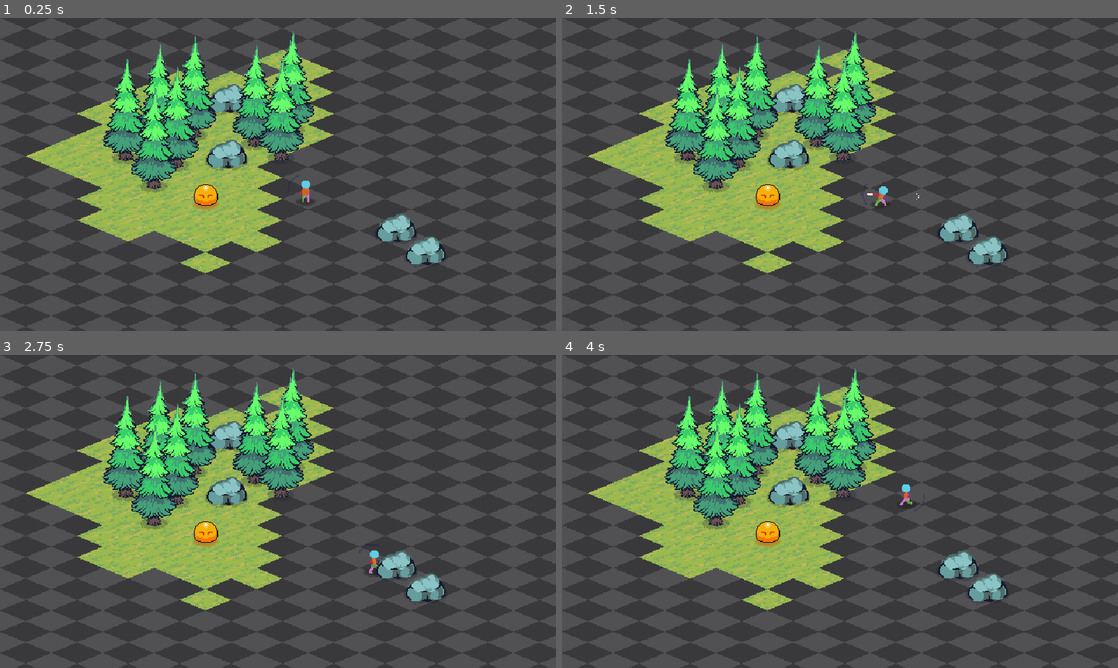
Above: before the commit, frames 1-4 (two rows, left to right).
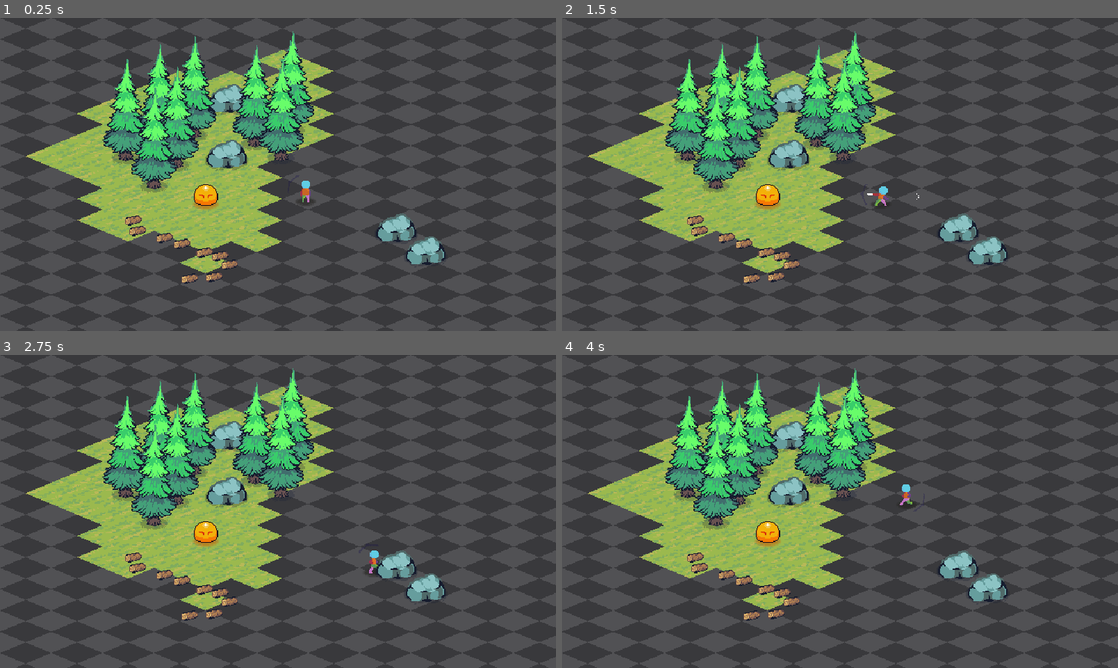
Above: after the commit, the same moments.

Repository: Hummerman1497/project-survival-craft
Game: Godot game, scene res://playground.tscn
Same seed, same stepped clock (60 frames per second), same inputs: the game is played once before the commit and once after it.
Inputs (mouse positions are in pixels of both pictures, inside the frame that each line leads up to):
- Up to frame 1 (0.25 s): no input
- Up to frame 2 (1.5 s): tap Enter at 0.5 s; move the mouse to (962, 158) at 0.52 s; press the mouse at (962, 158) at 0.53 s; hold D (right) 0.53-1.28 s; move the mouse to (728, 190) at 1.27 s; release the mouse at (728, 190) at 1.28 s; hold S (down) from 1.28 s (still down); tap Space (dodge) at 1.35 s
- Up to frame 3 (2.75 s): move the mouse to (333, 442) at 2.02 s; release S (down) at 2.03 s; hold D (right) from 2.03 s (still down); hold Shift (run) from 2.03 s (still down)
- Up to frame 4 (4 s): move the mouse to (812, 574) at 2.77 s; release D (right) at 2.78 s; release Shift (run) at 2.78 s; hold W (up) 2.78-3.53 s; click (812, 574) at 2.85 s; move the mouse to (1006, 558) at 3.52 s; hold A (left) from 3.53 s (still down); hold Space (dodge) from 3.53 s (still down)

The runs differ from the first frame. In frame 1, 0.6% of the frame differs, in the area x 22-43%, y 63-85%; in frame 2, 0.6%; in frame 3, 0.6%; in frame 4, 0.6%.

Commit message:
edit enemy, added item pickup sound

Diff:
--- a/Enteties/Enemy/Scripts/enemy.gd
+++ b/Enteties/Enemy/Scripts/enemy.gd
@@ -3,9 +3,11 @@
 signal direction_change ( new_direction : Vector2)
 signal enemy_damaged()
 
+const DIR_4 = [Vector2.RIGHT, Vector2.DOWN, Vector2.LEFT, Vector2.UP]
+
 @export var health : int = 3
 
-var cadinal_direction : Vector2 = Vector2.DOWN
+var cardinal_direction : Vector2 = Vector2.DOWN
 var direction : Vector2 = Vector2.ZERO
 var player : Player
 var invulnerable : bool = false
@@ -16,3 +18,34 @@
 
 func _physics_process(_delta: float):
 	move_and_slide()
+
+func set_direction(_new_direction : Vector2) -> bool:
+	direction = _new_direction
+	if direction == Vector2.ZERO:
+		return false
+
+	var direction_id : int = int (round(
+		(direction + cardinal_direction * 0.1).angle()/ TAU * DIR_4.size()
+
+	))
+	var new_dir = DIR_4[ direction_id ]
+
+	if new_dir == cardinal_direction:
+		return false
+
+	cardinal_direction = new_dir
+	direction_change.emit(new_dir)
+	sprite_2d.scale.x = -1 if cardinal_direction == Vector2.LEFT else 1
+	return true
+
+
+func update_animation( state : String) -> void:
+	animation_player.play(state + "_" + anim_direction())
+
+func anim_direction() -> String:
+	if cardinal_direction == Vector2.DOWN:
+		return "S"
+	elif  cardinal_direction == Vector2.UP:
+		return "N"
+	else:
+		return "O"
--- a/Enteties/Items/Rock/item_rock.gd
+++ b/Enteties/Items/Rock/item_rock.gd
@@ -1,4 +1,7 @@
 extends Node2D
+
+@export var audio_pick_up: Array[AudioStream] = []
+
 
 @onready var pick_up_area: Area2D = $PickUpArea
 var target: CharacterBody2D = null
@@ -19,5 +22,5 @@
 
 		if global_position.distance_to(target.global_position) < 5.0:
 			if target.has_method("pick_up_item"):
-				target.pick_up_item(stats)
+				target.pick_up_item(stats, audio_pick_up)
 			queue_free()
--- a/Enteties/Items/Rock/item_rock.tscn
+++ b/Enteties/Items/Rock/item_rock.tscn
@@ -1,6 +1,7 @@
 [gd_scene format=3 uid="uid://bxwiavx3nt536"]
 
 [ext_resource type="Script" uid="uid://wai60sk22wno" path="res://Enteties/Items/Rock/item_rock.gd" id="1_rnxs5"]
+[ext_resource type="AudioStream" uid="uid://bis56l20bvd35" path="res://Assets/Audio/minecraft pick up sound.mp3" id="2_gaq40"]
 [ext_resource type="Texture2D" uid="uid://m55boqiyduf3" path="res://Assets/Tiny Swords (Free Pack)/Terrain/Resources/Gold/Gold Resource/Rock_Resource.png" id="2_rnxs5"]
 
 [sub_resource type="CircleShape2D" id="CircleShape2D_glbdv"]
@@ -8,6 +9,7 @@
 
 [node name="item_rock" type="Node2D" unique_id=248599883]
 script = ExtResource("1_rnxs5")
+audio_pick_up = Array[AudioStream]([ExtResource("2_gaq40")])
 
 [node name="Sprite2D" type="Sprite2D" parent="." unique_id=1149355465]
 scale = Vector2(0.4, 0.4)
--- a/Enteties/Items/Wood/item_wood.gd
+++ b/Enteties/Items/Wood/item_wood.gd
@@ -1,4 +1,6 @@
 extends Node2D
+
+@export var audio_pick_up: Array[AudioStream] = []
 
 @onready var pick_up_area: Area2D = $PickUpArea
 var target: CharacterBody2D = null
@@ -19,5 +21,5 @@
 
 		if global_position.distance_to(target.global_position) < 5.0:
 			if target.has_method("pick_up_item"):
-				target.pick_up_item(stats)
+				target.pick_up_item(stats, audio_pick_up)
 			queue_free()
--- a/Enteties/Items/Wood/item_wood.tscn
+++ b/Enteties/Items/Wood/item_wood.tscn
@@ -1,6 +1,7 @@
 [gd_scene format=3 uid="uid://nu8qd2p41bvr"]
 
 [ext_resource type="Script" uid="uid://bwmq6c7l3gh31" path="res://Enteties/Items/Wood/item_wood.gd" id="1_lb05q"]
+[ext_resource type="AudioStream" uid="uid://bis56l20bvd35" path="res://Assets/Audio/minecraft pick up sound.mp3" id="2_nt767"]
 [ext_resource type="Texture2D" uid="uid://depaujyouacjg" path="res://Assets/Tiny Swords (Free Pack)/Terrain/Resources/Wood/Wood Resource/Wood Resource.png" id="2_utkwb"]
 
 [sub_resource type="CircleShape2D" id="CircleShape2D_glbdv"]
@@ -8,6 +9,7 @@
 
 [node name="item_wood" type="Node2D" unique_id=248599883]
 script = ExtResource("1_lb05q")
+audio_pick_up = Array[AudioStream]([ExtResource("2_nt767")])
 
 [node name="Sprite2D" type="Sprite2D" parent="." unique_id=1149355465]
 scale = Vector2(0.4, 0.4)
--- a/Player/Scripts/player.gd
+++ b/Player/Scripts/player.gd
@@ -8,6 +8,7 @@
 @onready var state_machine: PlayerStateMachine = $StateMachine
 @onready var animation_player: AnimationPlayer = $AnimationPlayer
 @onready var animated_sprite_2d: AnimatedSprite2D = $AnimatedSprite2D
+@onready var audio_player: AudioStreamPlayer2D = $Audio/Swing_Whosh
 
 signal DirectionChanged(new_direction : Vector2)
 signal AngleToMouse(angel_to_mouse: float)
@@ -122,8 +123,12 @@
 	DirectionChanged.emit(cardinal_direction)
 
 
-func pick_up_item(item_stats: Array):
+func pick_up_item(item_stats: Array, audio_pick_up : Array):
 	print("[Player] ",item_stats)
+	if not audio_pick_up.is_empty():
+		audio_player.stream = audio_pick_up.pick_random()
+		audio_player.pitch_scale = randf_range(0.8 ,1.2)
+		audio_player.play()
 
 func GetAngleToMouse()-> void:
 
--- a/playground.tscn
+++ b/playground.tscn
@@ -7,6 +7,7 @@
 [ext_resource type="PackedScene" uid="uid://dnf0texms50gr" path="res://Enteties/Enemy/Slime/Slime.tscn" id="8_v7dth"]
 [ext_resource type="PackedScene" uid="uid://m8co8hsv45rs" path="res://Props/rock.tscn" id="9_pi42a"]
 [ext_resource type="PackedScene" uid="uid://c8kxnac3hnwm5" path="res://Props/tree1.tscn" id="11_pio1y"]
+[ext_resource type="PackedScene" uid="uid://nu8qd2p41bvr" path="res://Enteties/Items/Wood/item_wood.tscn" id="12_te8jg"]
 
 [node name="Playground" type="Node2D" unique_id=2109808178]
 y_sort_enabled = true
@@ -64,3 +65,33 @@
 
 [node name="Tree8" parent="." unique_id=283687061 instance=ExtResource("11_pio1y")]
 position = Vector2(336, 125)
+
+[node name="item_wood" parent="." unique_id=248599883 instance=ExtResource("12_te8jg")]
+position = Vector2(153, 233)
+
+[node name="item_wood2" parent="." unique_id=113771476 instance=ExtResource("12_te8jg")]
+position = Vector2(158, 245)
+
+[node name="item_wood3" parent="." unique_id=1534339089 instance=ExtResource("12_te8jg")]
+position = Vector2(189, 253)
+
+[node name="item_wood4" parent="." unique_id=439787006 instance=ExtResource("12_te8jg")]
+position = Vector2(209, 260)
+
+[node name="item_wood5" parent="." unique_id=1116486008 instance=ExtResource("12_te8jg")]
+position = Vector2(235, 270)
+
+[node name="item_wood6" parent="." unique_id=288072649 instance=ExtResource("12_te8jg")]
+position = Vector2(253, 274)
+
+[node name="item_wood7" parent="." unique_id=1903519617 instance=ExtResource("12_te8jg")]
+position = Vector2(264, 284)
+
+[node name="item_wood8" parent="." unique_id=1045837772 instance=ExtResource("12_te8jg")]
+position = Vector2(246, 298)
+
+[node name="item_wood9" parent="." unique_id=1726403224 instance=ExtResource("12_te8jg")]
+position = Vector2(218, 300)
+
+[node name="item_wood10" parent="." unique_id=1354514186 instance=ExtResource("12_te8jg")]
+position = Vector2(218, 300)
Not shown, added: Assets/Audio/minecraft pick up sound.mp3.import
Not shown, added: Assets/Audio/minecraft pick up sound.mp3
